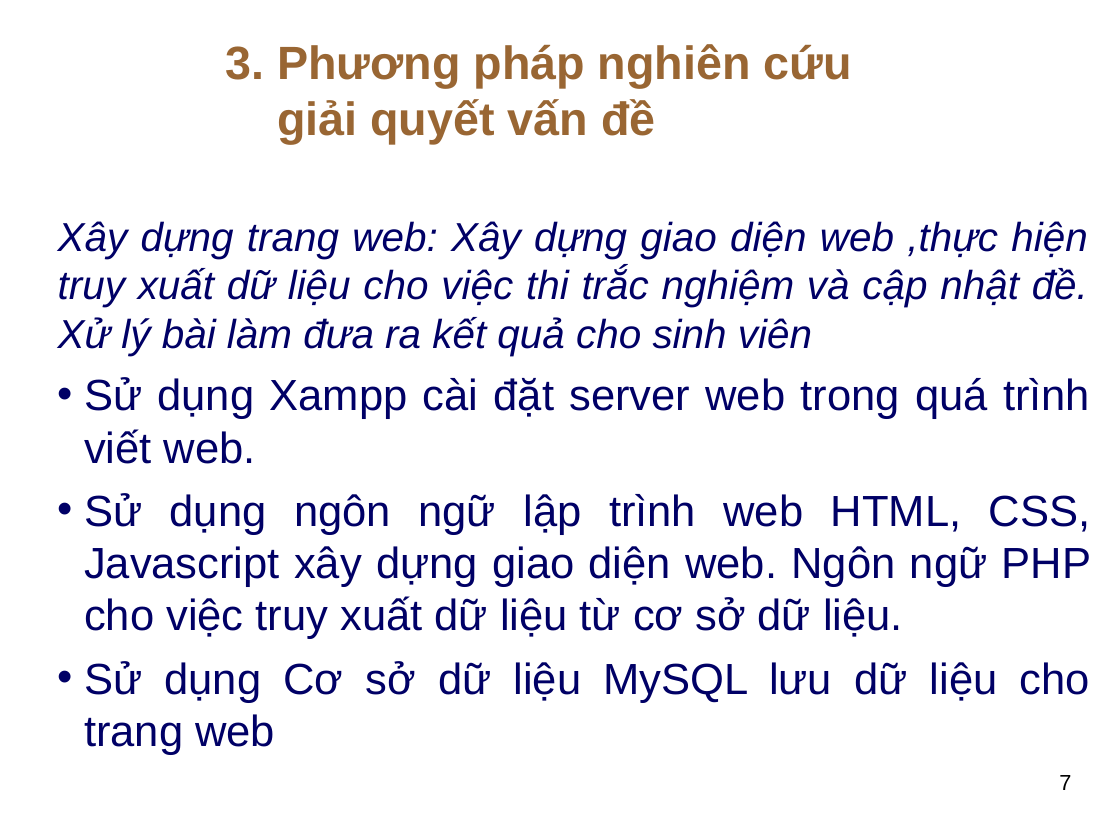
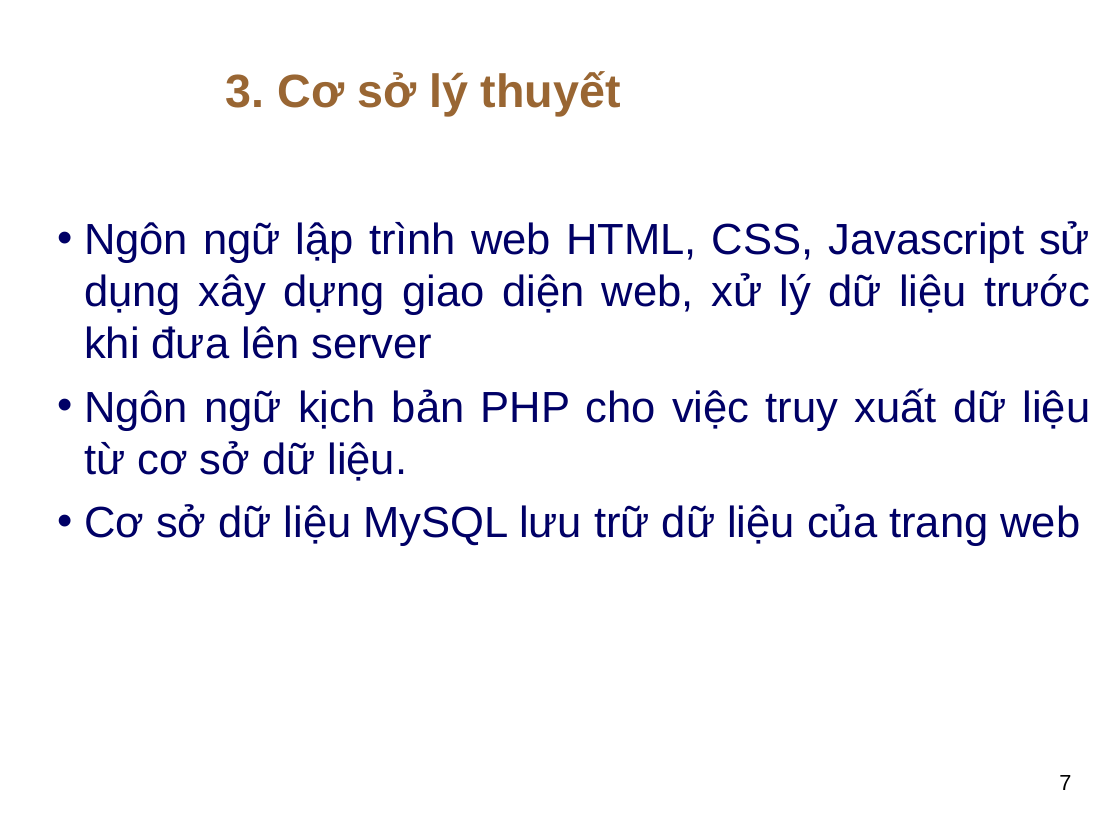
Before and after one commit to thuhuynh4393/testfrontend, a slide deck: slide 7 of Thu HUynh - SLide bao cao.ppt. Drawn at 1120x840 pixels with LibreOffice and Linux fonts; fonts in the diff are those of the drawing; background and template pictures are left out. Boxes give left, top, right and bottom in pixels: in the first picture for what was removed or moved away, otherwise in the second. Text is boxed around its words. In the diff, an @@ line names an element or a change of style, - is before the commit and + after.

```diff
--- a/Thu HUynh - SLide bao cao.ppt
+++ b/Thu HUynh - SLide bao cao.ppt
@@ text at (226, 71, 621, 116): text changed @@
-3. Phương pháp nghiên cứu
-giải quyết vấn đề
+3. Cơ sở lý thuyết
@@ text at (84, 221, 1091, 546): text changed @@
-Xây dựng trang web: Xây dựng giao diện web ,thực hiện truy xuất dữ liệu cho việc thi trắc nghiệm và cập nhật đề. Xử lý bài làm đưa ra kết quả cho sinh viên
-• Sử dụng Xampp cài đặt server web trong quá trình viết web.
-• Sử dụng ngôn ngữ lập trình web HTML, CSS, Javascript xây dựng giao diện web. Ngôn ngữ PHP cho việc truy xuất dữ liệu từ cơ sở dữ liệu.
-• Sử dụng Cơ sở dữ liệu MySQL lưu dữ liệu cho trang web
+• Ngôn ngữ lập trình web HTML, CSS, Javascript sử dụng xây dựng giao diện web, xử lý dữ liệu trước khi đưa lên server
+• Ngôn ngữ kịch bản PHP cho việc truy xuất dữ liệu từ cơ sở dữ liệu.
+• Cơ sở dữ liệu MySQL lưu trữ dữ liệu của trang web
```
Also in this commit, not shown: 3 other slides changed, 10 slides added, 11 slides removed, 1 other file.
